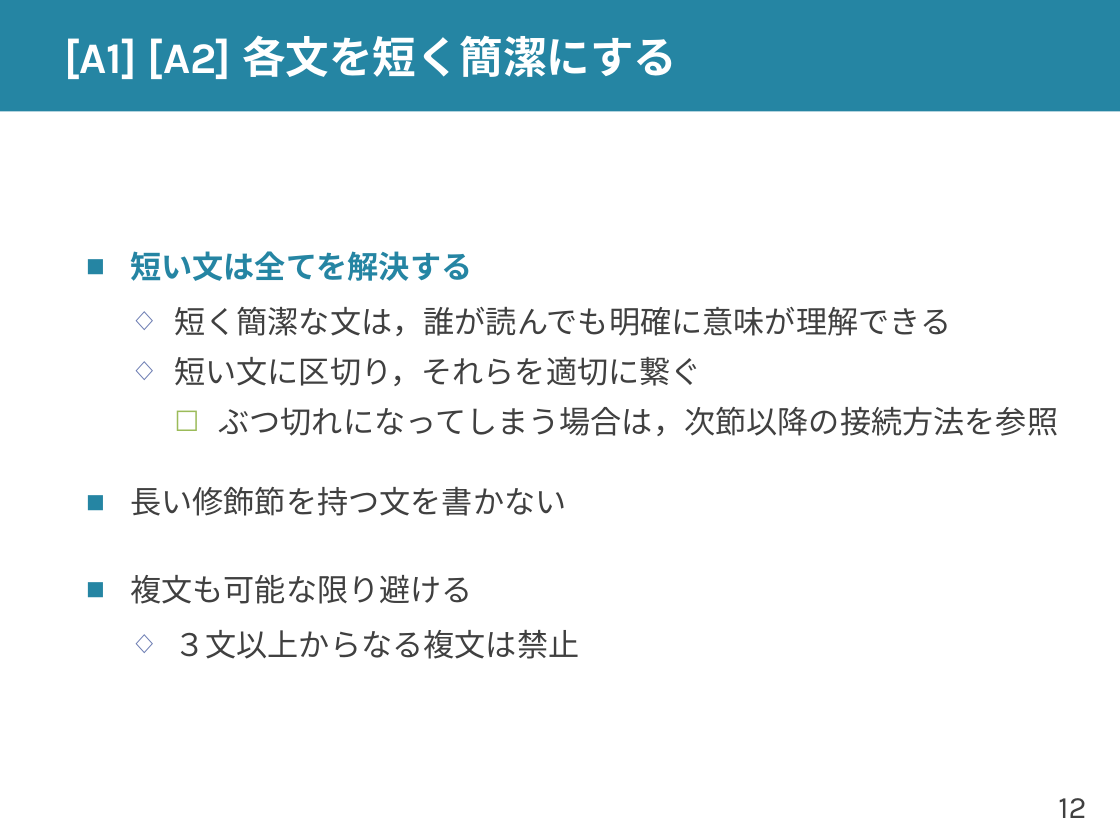
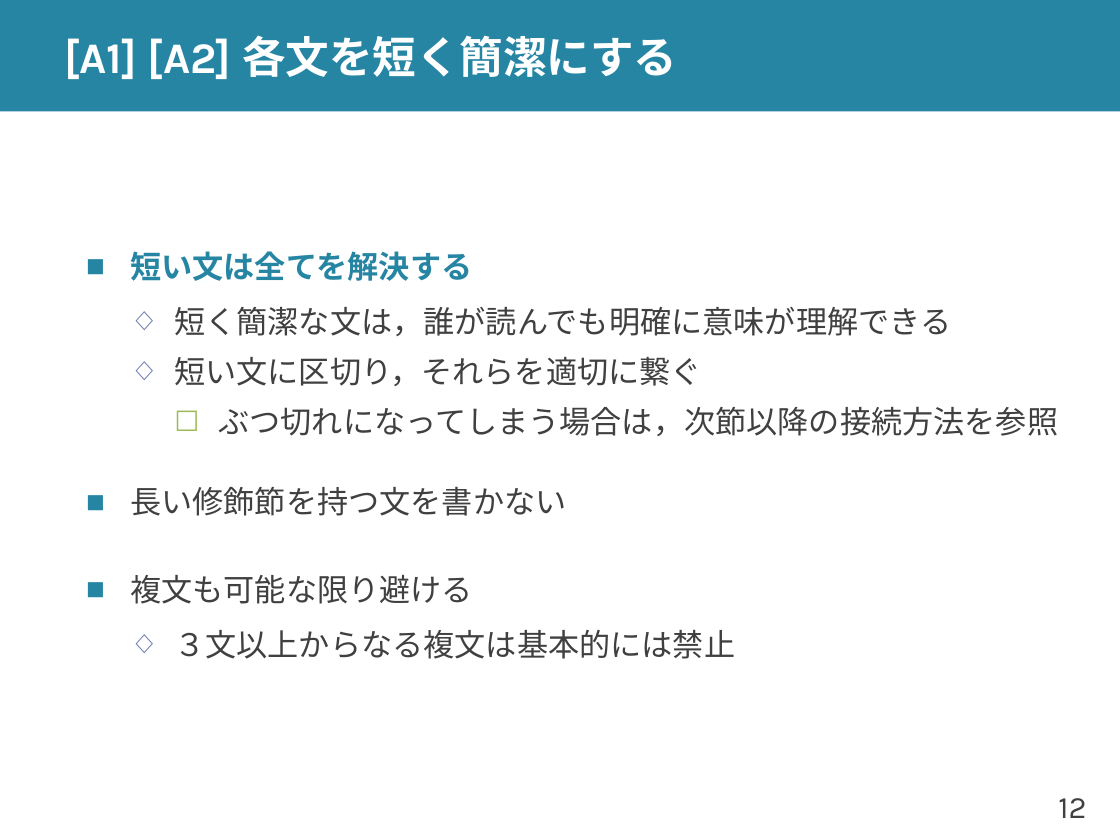
Before and after one commit to shioya-lab/how-to, a slide deck: slide 12 of writing.pptx. Drawn at 1120x840 pixels with LibreOffice and Linux fonts; fonts in the diff are those of the drawing. Boxes give left, top, right and bottom in pixels: in the first picture for what was removed or moved away, otherwise in the second. Text is boxed around its words. In the diff, an @@ line names an element or a change of style, - is before the commit and + after.

```diff
--- a/writing.pptx
+++ b/writing.pptx
@@ text at (x1=174, y1=630, x2=735, y2=659): text changed @@
-  ◇ ３文以上からなる複文は禁止
+  ◇ ３文以上からなる複文は基本的には禁止
```
Also in this commit, not shown: 10 other slides changed, 1 other file.
